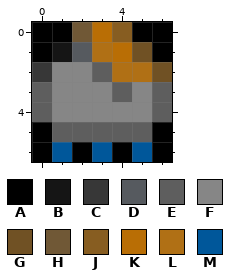
Pixel-art sprite, stored at weatherPNG/351.png. Above: the version before the commit.
The file is 7x7 pixels. Colours within 5 levels of each other are drawn and written as one.
Palette (. is transparent): A #000000  B #151515  C #373737  D #565a5f  E #5e5e5e  F #868686  G #705124  H #705836  J #875d21  K #b96e05  L #b07015  M #00579a
Pixels before, first column x 0:
0 AAHKJAA
1 ABDLKGA
2 CFFELLG
3 EFFFEFE
4 EFFFFFE
5 AEEEEEA
6 AMAMAMA
Once edited:
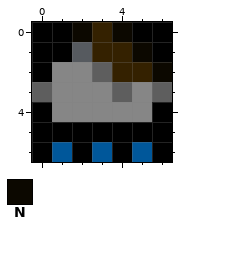
Colours new in this view: N #0c0800
Difference:
colour L: #b07015 -> #342100
y 0: x 2..4 HKJ -> NLN
y 1: x 1 B -> A; x 4..5 KG -> LN
y 2: x 0 C -> A; x 6 G -> N
y 4: x 0 E -> A; x 6 E -> A
y 5: x 1..5 EEEEE -> AAAAA
Pixel boxes of the changes (left, top, right, bottom) in both pictures:
changed: (32, 22, 172, 142)
